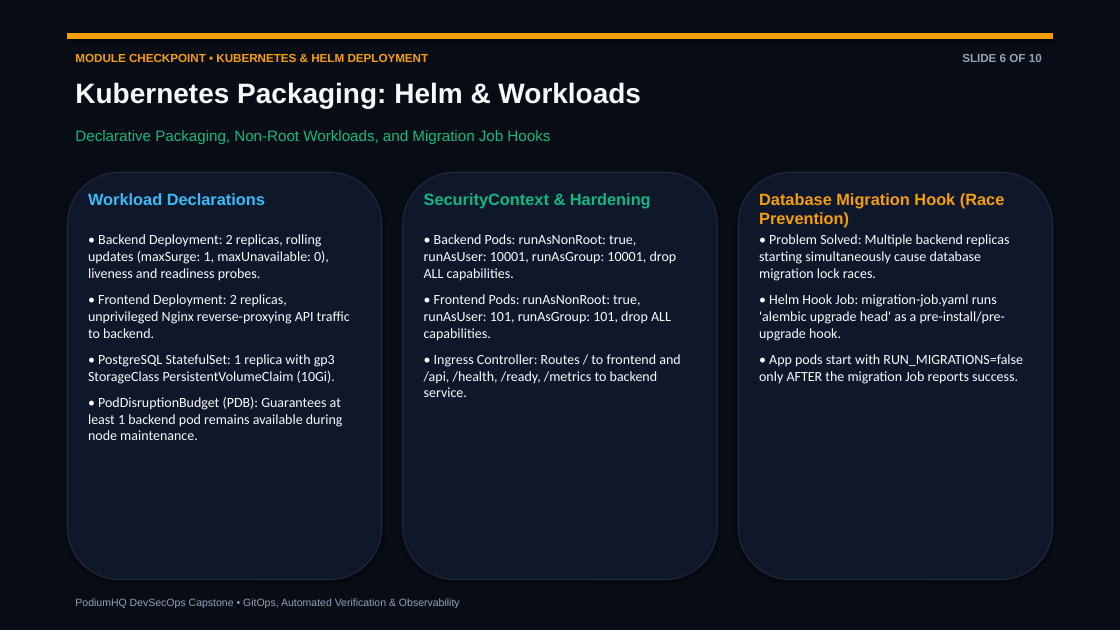
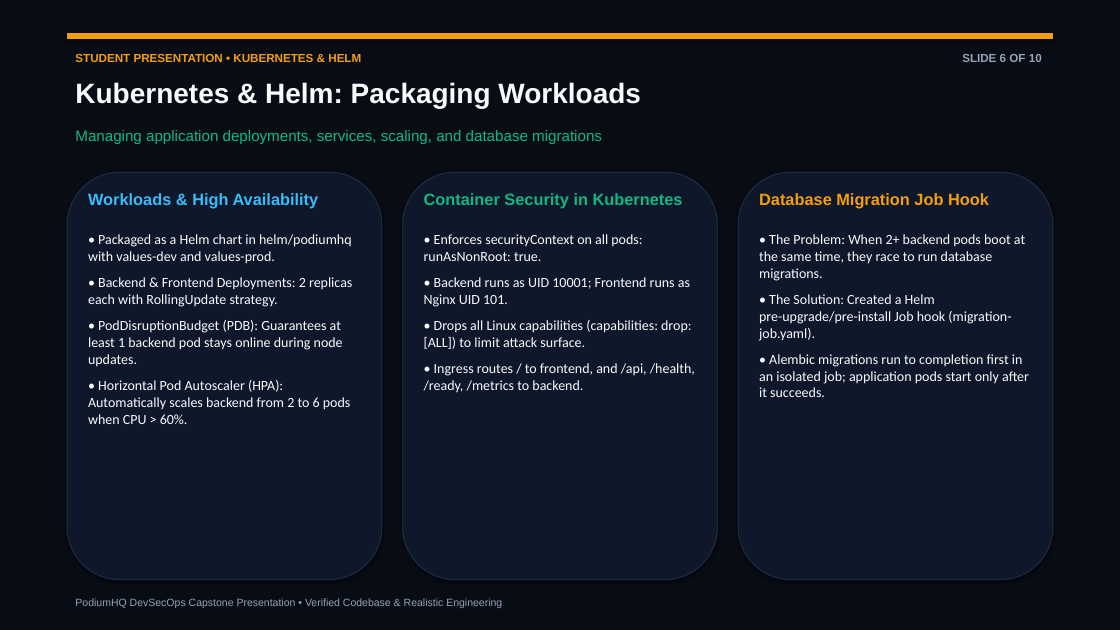
Before and after one commit to nandakishore-dasari/podiumHQ, a slide deck: slide 6 of demo/presentation.pptx. Drawn at 1120x630 pixels with LibreOffice and Linux fonts; fonts in the diff are those of the drawing. Boxes give left, top, right and bottom in pixels: in the first picture for what was removed or moved away, otherwise in the second. Text is boxed around its words. In the diff, an @@ line names an element or a change of style, - is before the commit and + after.

Commit message:
docs(presentation): personalize slides with student credentials (D.N.Nanda kishore, Roll: 10024, Batch: A) [skip ci]

```diff
--- a/demo/presentation.pptx
+++ b/demo/presentation.pptx
@@ text at box(75, 54, 361, 62): text changed @@
-MODULE CHECKPOINT • KUBERNETES & HELM DEPLOYMENT
+STUDENT PRESENTATION • KUBERNETES & HELM
@@ text at box(75, 82, 641, 108): text changed @@
-Kubernetes Packaging: Helm & Workloads
+Kubernetes & Helm: Packaging Workloads
@@ text at box(75, 130, 602, 144): text changed @@
-Declarative Packaging, Non-Root Workloads, and Migration Job Hooks
+Managing application deployments, services, scaling, and database migrations
@@ text at box(88, 193, 319, 208): text changed @@
-Workload Declarations
+Workloads & High Availability
@@ text at box(424, 193, 683, 208): text changed @@
-SecurityContext & Hardening
+Container Security in Kubernetes
@@ text at box(759, 193, 989, 208): text changed @@
-Database Migration Hook (Race Prevention)
+Database Migration Job Hook
@@ text at box(88, 234, 352, 424): text changed @@
-• Backend Deployment: 2 replicas, rolling updates (maxSurge: 1, maxUnavailable: 0), liveness and readiness probes.
-• Frontend Deployment: 2 replicas, unprivileged Nginx reverse-proxying API traffic to backend.
-• PostgreSQL StatefulSet: 1 replica with gp3 StorageClass PersistentVolumeClaim (10Gi).
-• PodDisruptionBudget (PDB): Guarantees at least 1 backend pod remains available during node maintenance.
+• Packaged as a Helm chart in helm/podiumhq with values-dev and values-prod.
+• Backend & Frontend Deployments: 2 replicas each with RollingUpdate strategy.
+• PodDisruptionBudget (PDB): Guarantees at least 1 backend pod stays online during node updates.
+• Horizontal Pod Autoscaler (HPA): Automatically scales backend from 2 to 6 pods when CPU > 60%.
@@ text at box(424, 234, 695, 393): text changed @@
-• Backend Pods: runAsNonRoot: true, runAsUser: 10001, runAsGroup: 10001, drop ALL capabilities.
-• Frontend Pods: runAsNonRoot: true, runAsUser: 101, runAsGroup: 101, drop ALL capabilities.
-• Ingress Controller: Routes / to frontend and /api, /health, /ready, /metrics to backend service.
+• Enforces securityContext on all pods: runAsNonRoot: true.
+• Backend runs as UID 10001; Frontend runs as Nginx UID 101.
+• Drops all Linux capabilities (capabilities: drop: [ALL]) to limit attack surface.
+• Ingress routes / to frontend, and /api, /health, /ready, /metrics to backend.
@@ text at box(759, 234, 1029, 397): text changed @@
-• Problem Solved: Multiple backend replicas starting simultaneously cause database migration lock races.
-• Helm Hook Job: migration-job.yaml runs 'alembic upgrade head' as a pre-install/pre-upgrade hook.
-• App pods start with RUN_MIGRATIONS=false only AFTER the migration Job reports success.
+• The Problem: When 2+ backend pods boot at the same time, they race to run database migrations.
+• The Solution: Created a Helm pre-upgrade/pre-install Job hook (migration-job.yaml).
+• Alembic migrations run to completion first in an isolated job; application pods start only after it succeeds.
@@ text at box(75, 598, 502, 608): text changed @@
-PodiumHQ DevSecOps Capstone • GitOps, Automated Verification & Observability
+PodiumHQ DevSecOps Capstone Presentation • Verified Codebase & Realistic Engineering
```
Also in this commit, not shown: 9 other slides changed, 3 other files.
